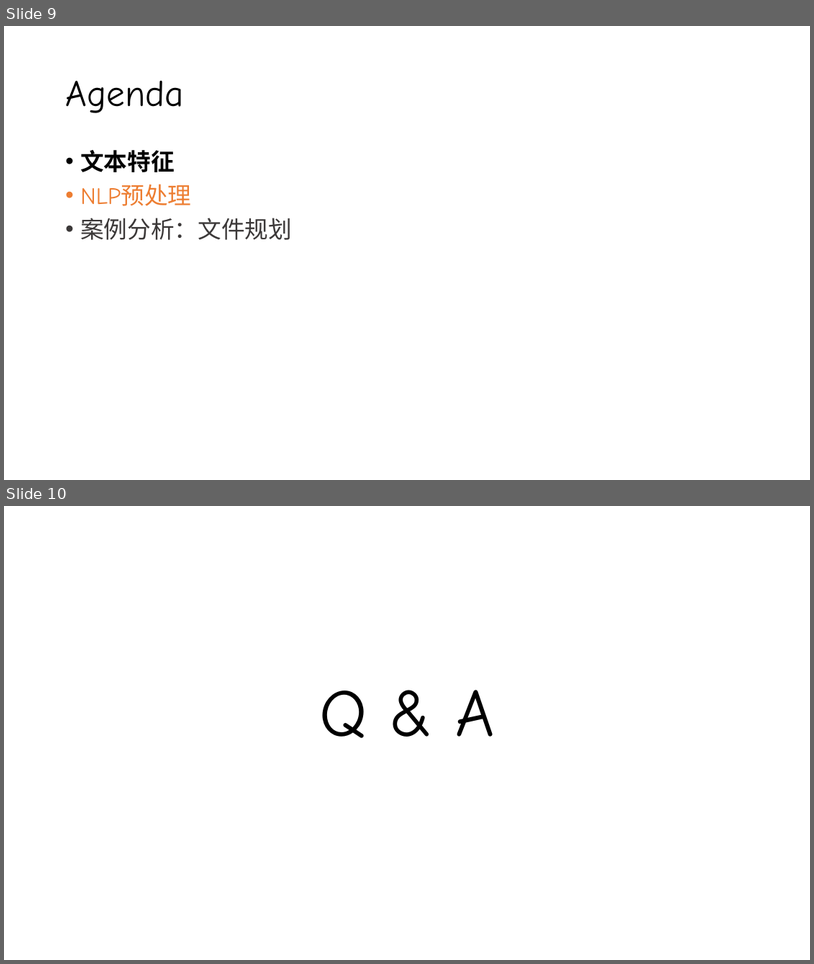
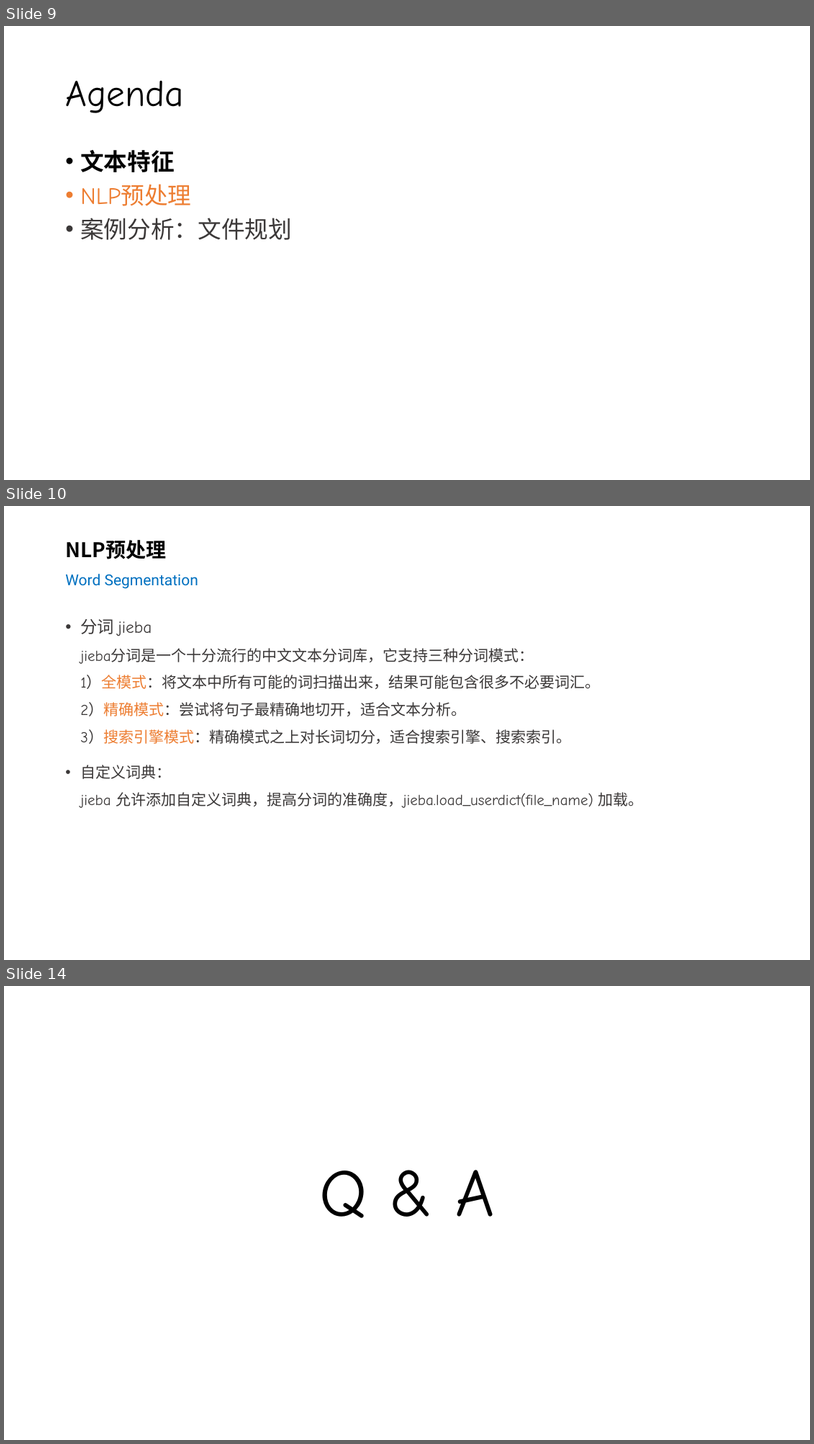
Before and after one commit to silentbalanceyh/cda-exam, a slide deck: ppt/04.二分类-文本输入.pptx. Shown one above the other, each under a label of ours: slides 9 and 10 before the commit, slides 9, 10 and 14 after it; the slides between them are not shown. The pictures are 814x964 and 814x1444 pixels, drawn with LibreOffice and Linux fonts; fonts in the diff are those of the drawing; background and template pictures are left out. Boxes give left, top, right and bottom in pixels: in the first picture for what was removed or moved away, otherwise in the second. Text is boxed around its words. In the diff, an @@ line names an element or a change of style, - is before the commit and + after.

Commit message:
文本处理PPT

```diff
--- a/ppt/04.二分类-文本输入.pptx
+++ b/ppt/04.二分类-文本输入.pptx
@@ slide 10 added at [4, 506, 810, 960], background #FFFFFF @@
@@ title added at [65, 540, 198, 589], 18 pt, text #0070C0 @@
+NLP预处理
+Word Segmentation
@@ text added at [80, 619, 644, 808], 18 pt, text #3B3838 @@
+• 分词 jieba
+  jieba分词是一个十分流行的中文文本分词库，它支持三种分词模式：
+  1）全模式：将文本中所有可能的词扫描出来，结果可能包含很多不必要词汇。
+  2）精确模式：尝试将句子最精确地切开，适合文本分析。
+  3）搜索引擎模式：精确模式之上对长词切分，适合搜索引擎、搜索索引。
+• 自定义词典：
+  jieba 允许添加自定义词典，提高分词的准确度，jieba.load_userdict(file_name) 加载。
@@ what was slide 10 is now slide 14 @@
```
Also in this commit, not shown: 3 other slides added.
